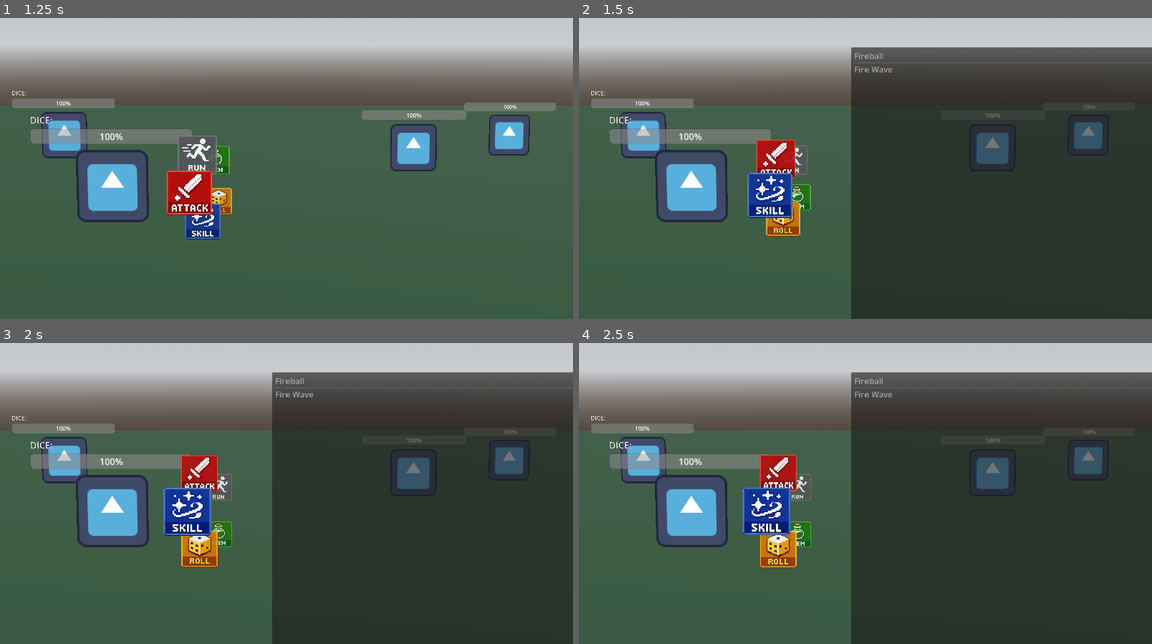
Above: before the commit, frames 1-4 (two rows, left to right).
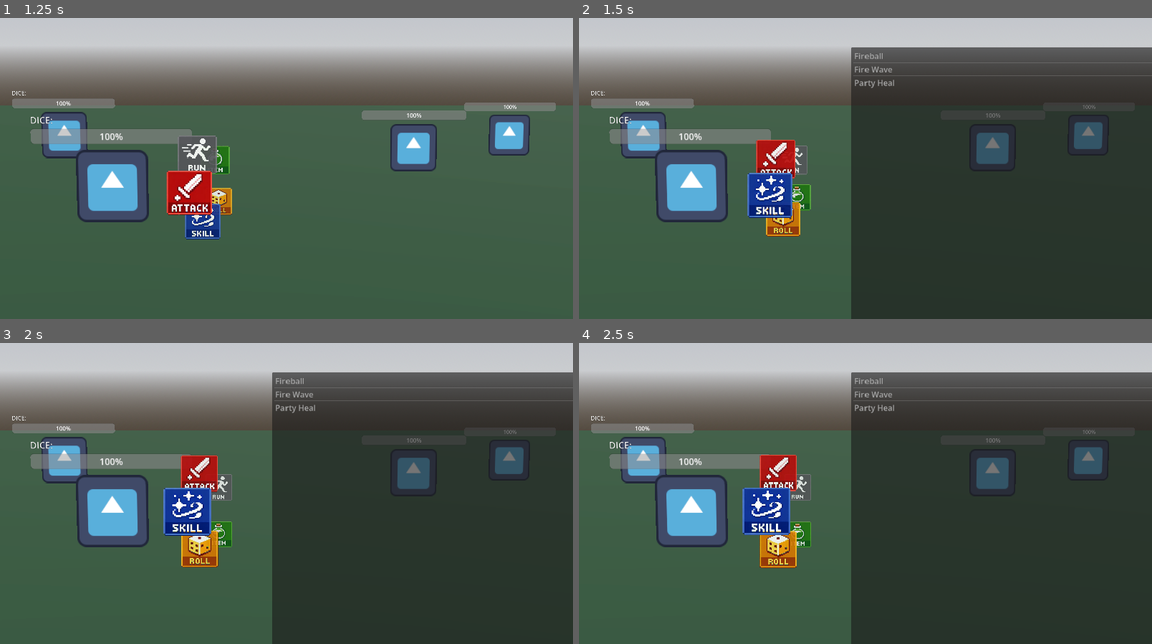
Above: after the commit, the same moments.

Repository: pollution0504/diceGame
Game: Godot game, scene res://Combat/battle_scene.tscn
Two runs of this game, one before a commit and one after it. Both use one fixed random seed, a clock stepped at 60 frames per second and the inputs below. The project has no main scene, so this scene is started directly. The engine's default icon, where the game draws it, is replaced by a stand-in: a white triangle on a blue panel in a dark square.
Inputs:
- Up to frame 1 (1.25 s): tap Enter (ui_accept) at 0.5 s; hold D (right) from 0.53 s (still down); hold Enter (ui_accept) from 0.53 s (still down)
- Up to frame 2 (1.5 s): release D (right) at 1.28 s; release Enter (ui_accept) at 1.28 s; hold S (down) from 1.28 s (still down); tap Enter (ui_accept) at 1.35 s
- Up to frame 3 (2 s): keep holding S (down); tap Enter (ui_accept) at 1.52, 1.82 s
- Up to frame 4 (2.5 s): release S (down) at 2.03 s; hold D (right) from 2.03 s (still down); hold Enter (ui_accept) from 2.03 s (still down)

Frame 1 is identical in both runs. In frame 2, 0.2% of the frame differs, in the area x 47-100%, y 19-24%; in frame 3, 0.2%; in frame 4, 0.2%.

Commit message:
added TargetType to BattleScene
pushed because i wanna work on my computer

Diff:
--- a/Combat/battle_enemy.gd
+++ b/Combat/battle_enemy.gd
@@ -1,6 +1,5 @@
 extends BattleEntity
 class_name BattleEnemy
-
 
 func take_turn(allies: Array, enemies: Array):
 	print(entity_name, " turn")
--- a/Combat/battle_scene.gd
+++ b/Combat/battle_scene.gd
@@ -2,7 +2,6 @@
 
 # Signals make the flow much easier to manage
 signal target_selected(index)
-
 @onready var audio_stream_player_2d = $AudioStreamPlayer2D
 const battle_music = preload("res://Music/fd_music.mp3")
 const boxing_bell = preload("res://SFX/bell_sfx.mp3")
@@ -140,42 +139,53 @@
 	enemies.remove_at(enemies.find(actor))
 	print("DEATH")
 
-func get_target_selection() -> int:
+func get_enemy_target() -> int:
+	return await get_target_selection(enemies)
+
+func get_ally_target() -> int:
+	return await get_target_selection(allies)
+
+func get_any_target() -> Array:
+	var combined = allies + enemies
+	var idx = await get_target_selection(combined)
+	return [combined, idx]
+
+var _active_target_pool: Array = []
+
+# Update get_target_selection to set this before awaiting:
+func get_target_selection(target_array: Array) -> int:
 	is_targeting = true
 	selection_index = 0
-	_highlight_enemy(selection_index)
-
-	# This "waits" until the target_selected signal is emitted in _input
+	_active_target_pool = target_array
+	_highlight_target(_active_target_pool, selection_index)
+
 	var selected_index = await target_selected
 
 	is_targeting = false
+	_active_target_pool = []
 	_clear_highlights()
 	return selected_index
 
 func _input(event: InputEvent) -> void:
 	if not is_targeting:
 		return
-
 	if Input.is_action_just_pressed("right"):
-		selection_index = (selection_index + 1) % enemies.size()
+		selection_index = (selection_index + 1) % _active_target_pool.size()
 		AudioManager.play_sound(menu_scroll_sfx)
-		_update_highlights()
+		_highlight_target(_active_target_pool, selection_index)
 	elif Input.is_action_just_pressed("left"):
+		selection_index = (selection_index - 1 + _active_target_pool.size()) % _active_target_pool.size()
 		AudioManager.play_sound(menu_scroll_sfx)
-		selection_index = (selection_index - 1 + enemies.size()) % enemies.size()
-		_update_highlights()
-	elif Input.is_action_just_pressed("ui_accept"): # "Enter" or "Space"
+		_highlight_target(_active_target_pool, selection_index)
+	elif Input.is_action_just_pressed("ui_accept"):
 		AudioManager.play_sound(menu_select_sfx)
 		target_selected.emit(selection_index)
-
-func _update_highlights():
-	_highlight_enemy(selection_index)
 
 ## [code]_highlight_enemy(index)[/code] Moves the selection cursor to the enemy at index.
 ## If the cursor is already visible, it smoothly tweens to the new position;
 ## otherwise it snaps directly and shows it. Does nothing if the target is dead.
-func _highlight_enemy(index):
-	var target = enemies[index]
+func _highlight_target(target_array: Array, index: int):
+	var target = target_array[index]
 	if target.is_alive():
 		var target_pos = target.global_position + Vector3(0, CURSOR_HEIGHT_OFFSET, 0)
 
@@ -210,7 +220,7 @@
 func _on_attack_decision(source_entity : BattleAlly):
 	print("_on_attack_decision called by: ", source_entity.name)
 	source_entity.combat_menu.close()
-	var target_idx = await get_target_selection()
+	var target_idx = await get_enemy_target()
 
 	if target_idx != -1:
 		var target = enemies[target_idx]
@@ -221,11 +231,19 @@
 func _on_skill_decision(source_entity : BattleAlly, skill : Skill):
 	print("_on_skill_decision called by: ", source_entity.name)
 	source_entity.combat_menu.close()
-	var target_idx = await get_target_selection()
-
-	if target_idx != -1:
-		var target = enemies[target_idx]
-		await source_entity.UseSkill(skill,target, allies, enemies)
+
+	var target
+	match skill.target_type:
+		Skill.TargetType.ENEMY:
+			var idx = await get_enemy_target()
+			if idx == -1: return
+			target = enemies[idx]
+		Skill.TargetType.ALLY:
+			var idx = await get_ally_target()
+			if idx == -1: return
+			target = allies[idx]
+
+	await source_entity.UseSkill(skill,target, allies, enemies)
 
 	source_entity.turn_ended.emit()
 
@@ -249,8 +267,14 @@
 	#source_entity.combat_menu.position = screen_pos + Vector2(150, 0)
 	#source_entity.combat_menu.open()
 
-func _on_item_decision(source_entity : BattleAlly):
-	source_entity.combat_menu.close()
+func _on_item_decision(source_entity: BattleAlly):
+	source_entity.combat_menu.close()
+	#var target_idx = await get_ally_target()  # items target allies
+	#
+	#if target_idx != -1:
+		#var target = allies[target_idx]
+		#await source_entity.UseItem(target, allies, enemies)
+
 	source_entity.turn_ended.emit()
 
 func _on_run_decision(source_entity : BattleEntity):
--- a/Combat/effectScripts/effect.gd
+++ b/Combat/effectScripts/effect.gd
@@ -1,7 +1,7 @@
 extends Resource
 class_name Effect
 
-enum Target { SELF, ENEMY, ALL_ALLIES, ALL_ENEMIES }
+enum Target { SELF, ENEMY, ALL_ALLIES, ALL_ENEMIES, ALLY}
 @export var target_type: Target = Target.ENEMY
 
 func apply(source: BattleEntity, target: BattleEntity):
--- a/Combat/effectScripts/heal_effect.gd
+++ b/Combat/effectScripts/heal_effect.gd
@@ -1,8 +1,8 @@
 extends Effect
 class_name HealEffect
 
-var amount: int = 0
-var use_percentage: bool = false  # if true, heals % of max health instead of flat
+@export var amount: int = 0
+@export var use_percentage: bool = false  # if true, heals % of max health instead of flat
 
 func _init():
 	target_type = Effect.Target.SELF
--- a/Combat/player.tscn
+++ b/Combat/player.tscn
@@ -7,6 +7,7 @@
 [ext_resource type="Script" uid="uid://d2ca55opiqa03" path="res://Combat/skillScripts/skill.gd" id="4_uu0yv"]
 [ext_resource type="Resource" uid="uid://bi5iyhuio7aq4" path="res://Combat/skillScripts/skill_fireball.tres" id="5_5t2hr"]
 [ext_resource type="Resource" uid="uid://byru4fgvfhjce" path="res://Combat/skillScripts/fire_wave.tres" id="6_202cd"]
+[ext_resource type="Resource" uid="uid://cgarysks70e7h" path="res://Combat/skillScripts/party_heal.tres" id="7_5t2hr"]
 
 [sub_resource type="Resource" id="Resource_n0l53"]
 script = ExtResource("2_nyq6c")
@@ -15,7 +16,7 @@
 [sub_resource type="Resource" id="Resource_hrir6"]
 script = ExtResource("3_nyq6c")
 dice = SubResource("Resource_n0l53")
-skills = Array[ExtResource("4_uu0yv")]([ExtResource("5_5t2hr"), ExtResource("6_202cd")])
+skills = Array[ExtResource("4_uu0yv")]([ExtResource("5_5t2hr"), ExtResource("6_202cd"), ExtResource("7_5t2hr")])
 metadata/_custom_type_script = "uid://c1wwrehvk76cp"
 
 [sub_resource type="AtlasTexture" id="AtlasTexture_cbytb"]
--- /dev/null
+++ b/Combat/skillScripts/party_heal.tres
@@ -0,0 +1,18 @@
+[gd_resource type="Resource" script_class="Skill" format=3 uid="uid://cgarysks70e7h"]
+
+[ext_resource type="Script" uid="uid://6xm14yat1ht2" path="res://Combat/effectScripts/effect.gd" id="1_744uk"]
+[ext_resource type="Script" uid="uid://d2ca55opiqa03" path="res://Combat/skillScripts/skill.gd" id="2_e1uf7"]
+[ext_resource type="Script" uid="uid://c2vp1so7y6lrd" path="res://Combat/effectScripts/heal_effect.gd" id="2_llrrk"]
+
+[sub_resource type="Resource" id="Resource_kpekp"]
+script = ExtResource("2_llrrk")
+amount = 10
+target_type = 2
+metadata/_custom_type_script = "uid://c2vp1so7y6lrd"
+
+[resource]
+script = ExtResource("2_e1uf7")
+name = "Party Heal"
+effects = Array[ExtResource("1_744uk")]([SubResource("Resource_kpekp")])
+target_type = 1
+metadata/_custom_type_script = "uid://d2ca55opiqa03"
--- a/Combat/skillScripts/skill.gd
+++ b/Combat/skillScripts/skill.gd
@@ -1,8 +1,11 @@
 extends Resource
 class_name Skill
+enum TargetType { ENEMY, ALLY, SELF, ALLIES, ENEMIES, ALL }
 
 @export var name : String = "Default"
 @export var effects : Array[Effect]
 
 @export var animation : String = ""
 @export var distance_from_enemy : float = 2.0
+
+@export var target_type: TargetType
